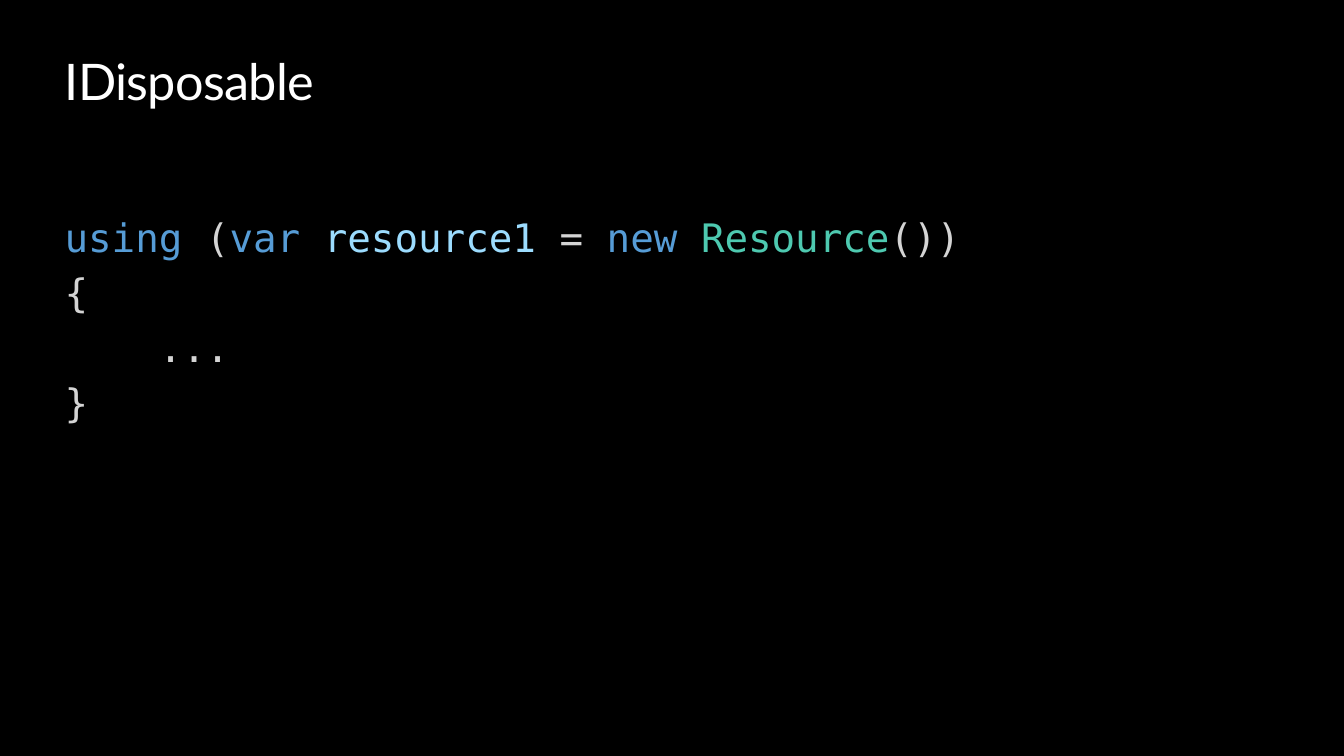
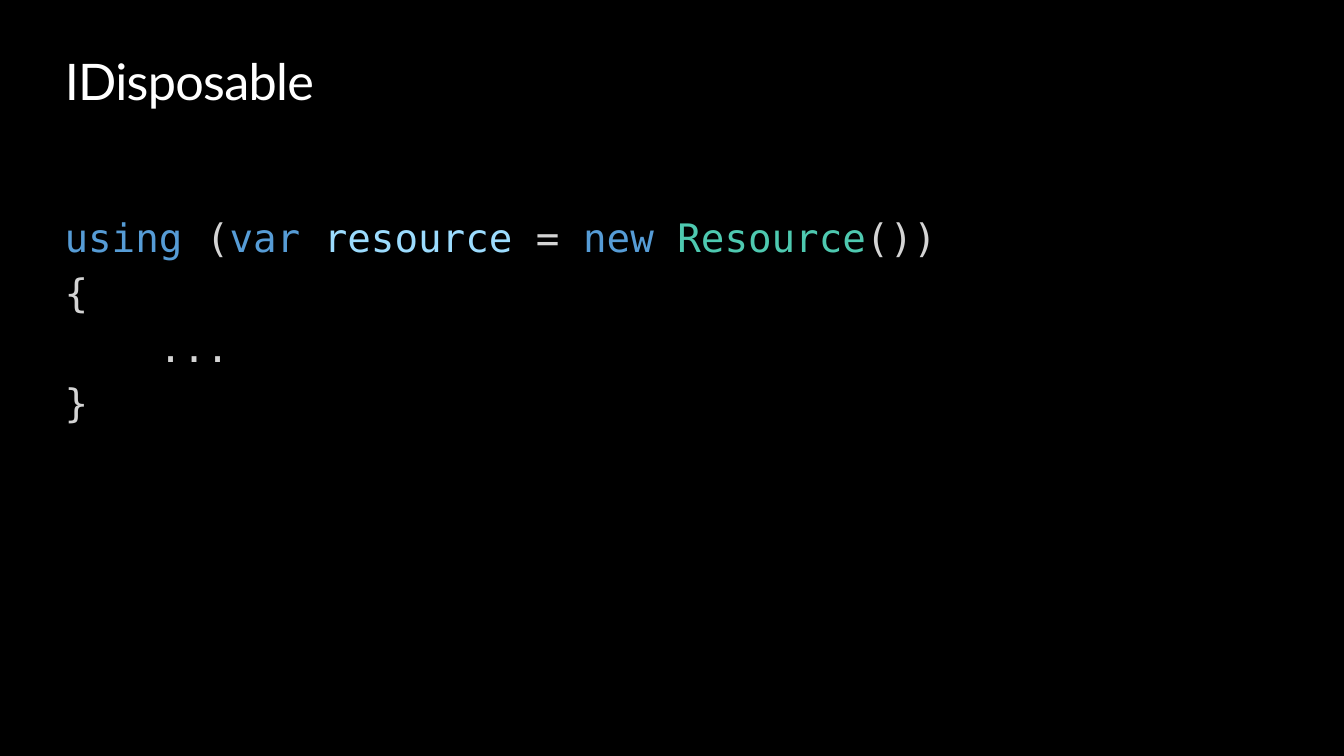
Before and after one commit to ondfisk/BDSA2020, a slide deck: slide 18 of Slides/Lecture04 - Data Access and Entity Framework Core.pptx. Drawn at 1344x756 pixels with LibreOffice and Linux fonts; fonts in the diff are those of the drawing; background and template pictures are left out. Boxes give left, top, right and bottom in pixels: in the first picture for what was removed or moved away, otherwise in the second. Text is boxed around its words. In the diff, an @@ line names an element or a change of style, - is before the commit and + after.

```diff
--- a/Slides/Lecture04 - Data Access and Entity Framework Core.pptx
+++ b/Slides/Lecture04 - Data Access and Entity Framework Core.pptx
@@ text at (65, 222, 936, 261): text changed @@
-using (var resource1 = new Resource())
+using (var resource = new Resource())
```
Also in this commit, not shown: 3 other slides changed.
